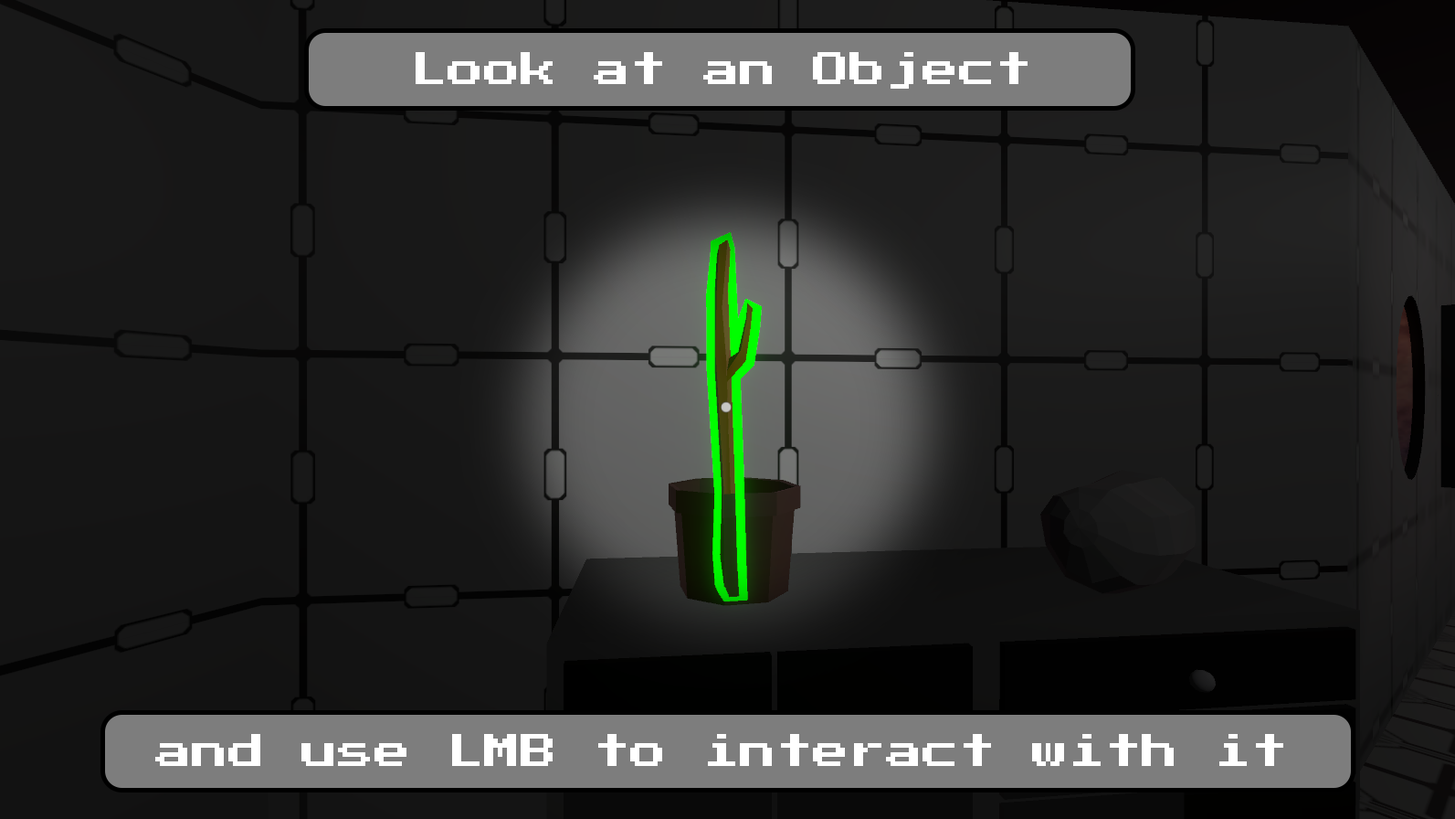
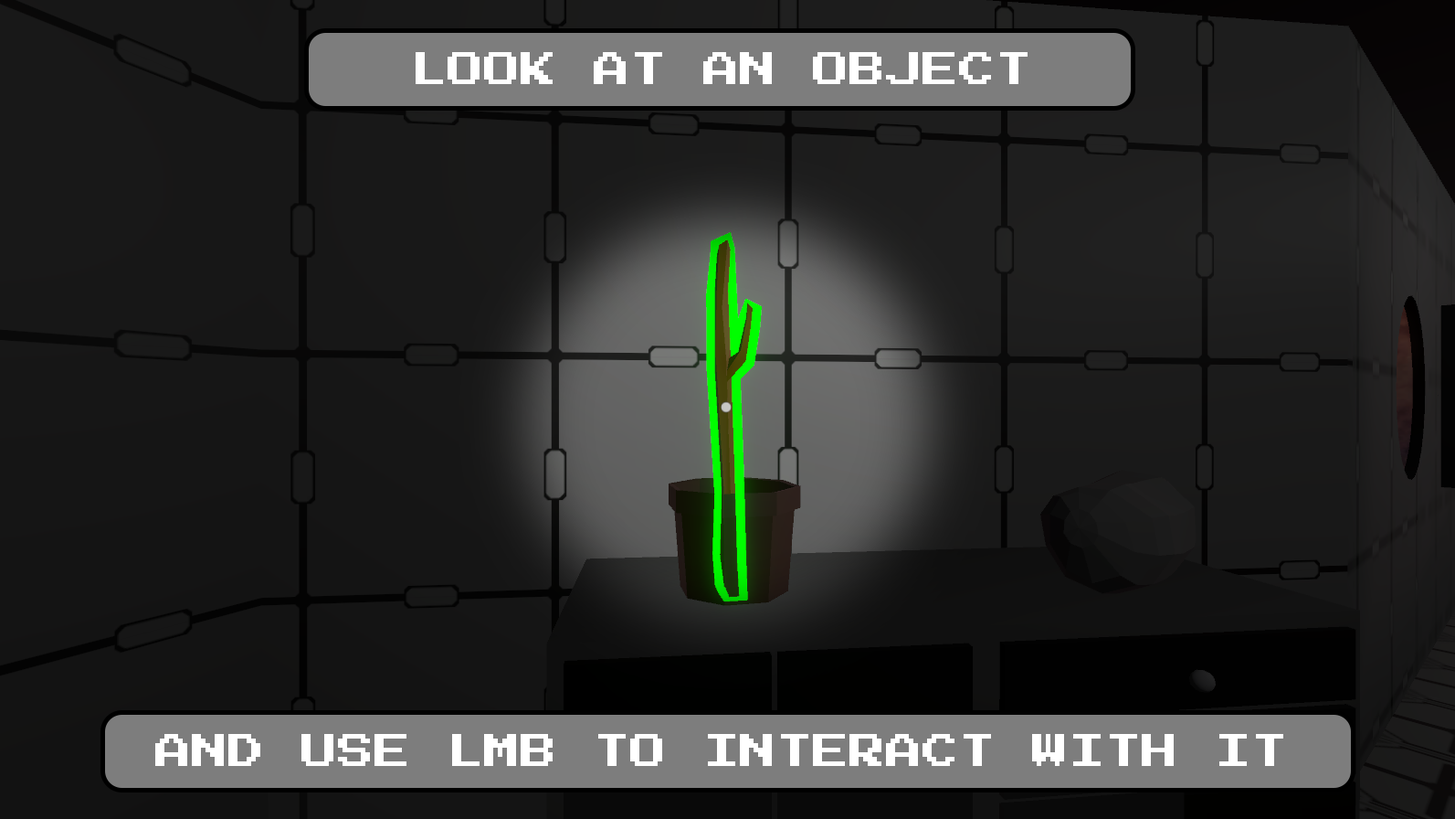
Two versions of the same layered image (1455x819). Layer-by-layer changes:
painted on "Jump With Space" over (155, 52, 1284, 766)
